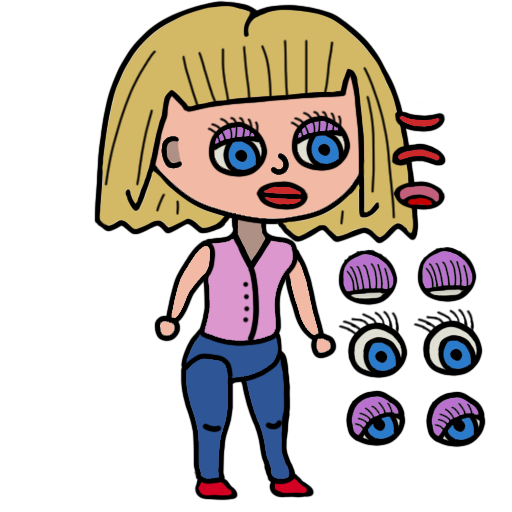
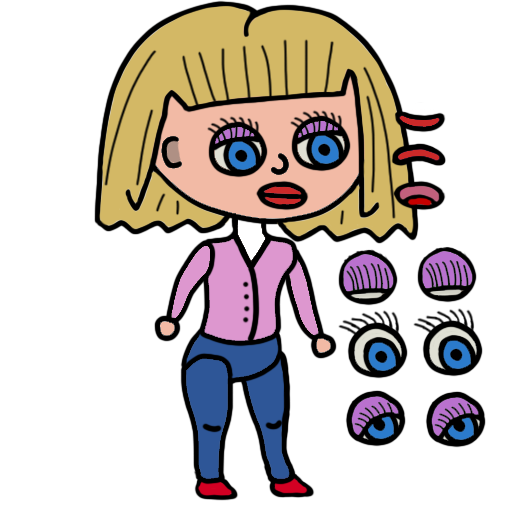
Layer changes from the first (512, 512) image to the second:
painted on "RArm" over [172, 246, 210, 318]
painted on "Torso" over [237, 214, 265, 260]
painted on "LArm" over [288, 260, 318, 335]
